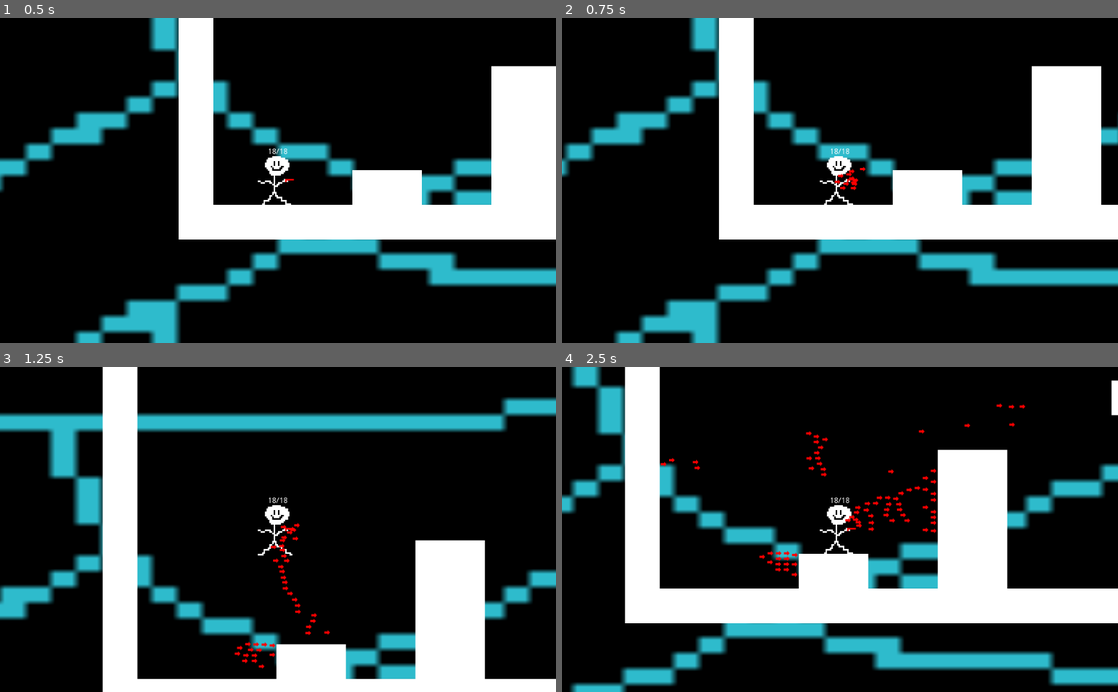
Above: before the commit, frames 1-4 (two rows, left to right).
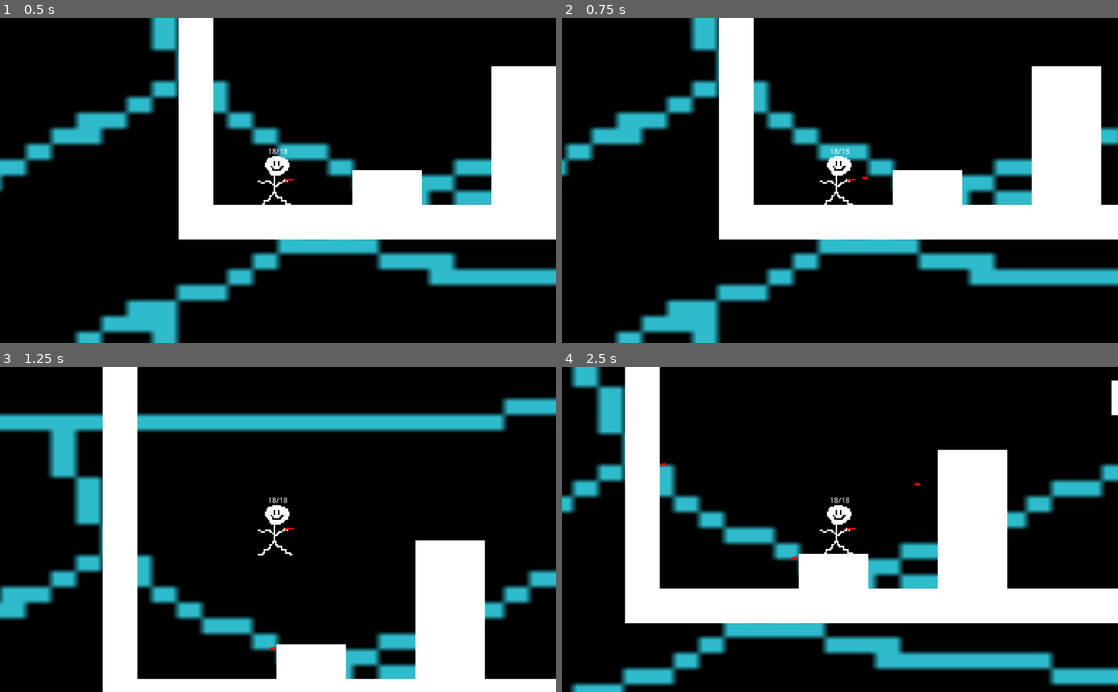
Above: after the commit, the same moments.

Repository: Tsiegmund/Juice-Games-Virtual-Days
Game: Godot game, scene res://source/Levels/MVPLevel.tscn
Same seed, same stepped clock (60 frames per second), same inputs: the game is played once before the commit and once after it.
Inputs (mouse positions are in pixels of both pictures, inside the frame that each line leads up to):
- Up to frame 1 (0.5 s): no input
- Up to frame 2 (0.75 s): move the mouse to (962, 164) at 0.52 s; press the mouse at (962, 164) at 0.53 s; hold D (right) from 0.53 s (still down)
- Up to frame 3 (1.25 s): keep holding D (right); tap Up (ui_up) at 0.77 s
- Up to frame 4 (2.5 s): move the mouse to (728, 545) at 1.27 s; release the mouse at (728, 545) at 1.28 s; click (728, 545) at 1.35 s; tap Up (ui_up) at 1.52 s; move the mouse to (895, 458) at 2.02 s; release D (right) at 2.03 s; press the mouse at (895, 458) at 2.03 s; hold A (left) from 2.03 s (still down)

Frame 1 is identical in both runs. In frame 2, 0.1% of the frame differs, in the area x 49-56%, y 45-53%; in frame 3, 0.5%; in frame 4, 0.8%, in the area x 17-84%, y 11-65%.

Commit message:
fix

Diff:
--- a/source/Actors/Actor.gd
+++ b/source/Actors/Actor.gd
@@ -31,7 +31,7 @@
 	if Input.is_action_just_released("ui_left") or Input.is_action_just_released("ui_right"):
 		velocity.x = 0
 
-	if Input.is_action_pressed("shoot"):
+	if Input.is_action_just_pressed("shoot"):
 		shoot()
 
 		$Node2D.look_at(get_global_mouse_position())
